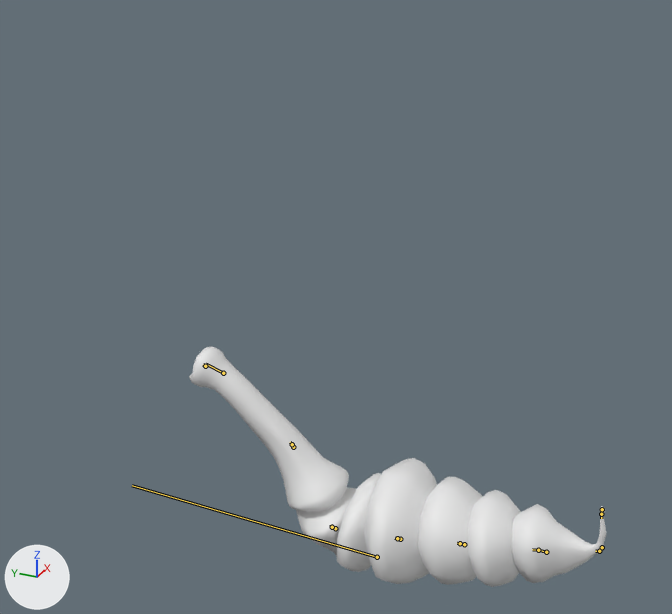
Two versions of the FBX model Victor/Quaso/anim_QuasoSnake_Attack_.fbx, one commit apart.
One viewpoint serves both versions: a 50 mm camera at (-2.36, -0.91, 2.09) aimed at (0.05, 0.18, 0.88). The lights are fixed; the arrows at lower left show +X, +Y and +Z. Both versions are drawn at frame 26 of the action 'Scene'; the numbers are the values there. The bones that bend it are drawn over the model as lines.

Names of what the first picture shows: 'snake_body'.
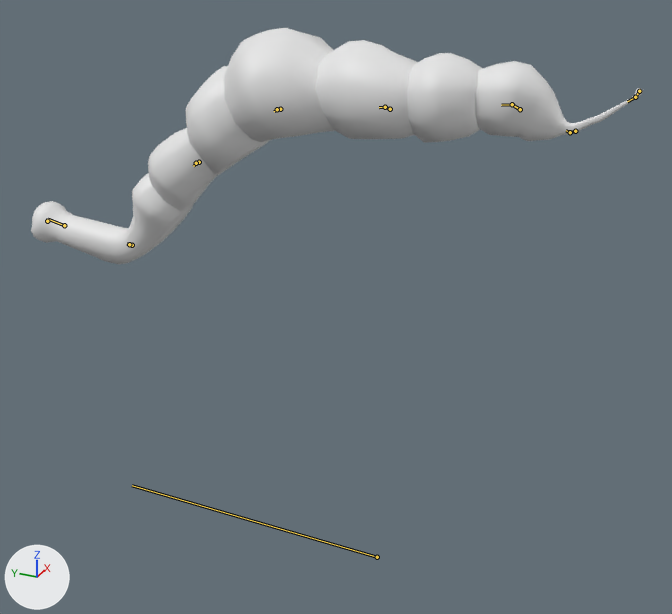
The change in detail:
Bone 'DEF_JOINT.001' (bone_def_joint_001) moves from (0.0, -0.193, 0.0) to (0.0, -1.408, 0.028).
Bone 'DEF_JOINT.001' (bone_def_joint_001) turns from (0, 0, 0) to (27, 0, 0) degrees about its own x, y and z.
Bone 'DEF_BODY.001' (bone_def_body_001) turns from (-5, 0, 0) to (29, 0, 0) degrees about its own x, y and z.
Bone 'DEF_BODY.001' (bone_def_body_001) is rescaled from (1.01, 0.97, 1.01) to (0.86, 1.35, 0.86).
Bone 'DEF_JOINT.002' (bone_def_joint_002) moves from (0.0, -0.155, 0.059) to (0.0, -1.202, 0.751).
Bone 'DEF_JOINT.002' (bone_def_joint_002) turns from (0, 0, 0) to (45, 0, 0) degrees about its own x, y and z.
Bone 'DEF_BODY.002' (bone_def_body_002) turns from (-8, 0, 0) to (-14, 0, 0) degrees about its own x, y and z.
Bone 'DEF_BODY.002' (bone_def_body_002) is rescaled from (1.09, 0.84, 1.09) to (1.18, 0.71, 1.18).
Bone 'DEF_JOINT.003' (bone_def_joint_003) moves from (0.0, 0.004, 0.141) to (0.0, 0.204, 1.487).
Bone 'DEF_JOINT.003' (bone_def_joint_003) turns from (-2, 0, 0) to (26, 0, 0) degrees about its own x, y and z.
Bone 'DEF_BODY.003' (bone_def_body_003) turns from (-12, 0, 0) to (-33, 1, 4) degrees about its own x, y and z.
Bone 'DEF_BODY.003' (bone_def_body_003) is rescaled from (1.12, 0.8, 1.12) to (0.96, 1.09, 0.96).
Bone 'DEF_JOINT.004' (bone_def_joint_004) moves from (0.0, 0.013, 0.085) to (-0.023, 0.296, 1.461).
Bone 'DEF_JOINT.004' (bone_def_joint_004) turns from (-4, 0, 0) to (16, 0, 0) degrees about its own x, y and z.
Bone 'DEF_BODY.004' (bone_def_body_004) turns from (-10, 0, 0) to (-23, -1, -3) degrees about its own x, y and z.
Bone 'DEF_BODY.004' (bone_def_body_004) is rescaled from (1.13, 0.78, 1.13) to (0.9, 1.23, 0.9).
Bone 'DEF_JOINT.005' (bone_def_joint_005) moves from (0.0, 0.017, 0.035) to (-0.008, 0.422, 1.427).
Bone 'DEF_JOINT.005' (bone_def_joint_005) turns from (-4, 0, 0) to (-12, 0, 0) degrees about its own x, y and z.
Bone 'DEF_BODY.005' (bone_def_body_005) turns from (-4, 0, 0) to (-22, 0, -1) degrees about its own x, y and z.
Bone 'DEF_BODY.005' (bone_def_body_005) is rescaled from (1.14, 0.77, 1.14) to (0.94, 1.14, 0.94).
Bone 'DEF_JOINT.006' (bone_def_joint_006) moves from (0.0, 0.023, 0.001) to (0.0, 0.48, 1.237).
Bone 'DEF_JOINT.006' (bone_def_joint_006) turns from (16, 0, 0) to (-21, 0, 0) degrees about its own x, y and z.
Bone 'DEF_BODY.006' (bone_def_body_006) turns from (47, 0, 0) to (-28, 0, 0) degrees about its own x, y and z.
Bone 'DEF_BODY.006' (bone_def_body_006) is rescaled from (1.07, 0.87, 1.07) to (0.94, 1.12, 0.94).
Bone 'DEF_JOINT.007' (bone_def_joint_007) moves from (0.0, -0.108, 0.29) to (0.0, 0.477, 0.922).
Bone 'DEF_JOINT.007' (bone_def_joint_007) turns from (62, 0, 0) to (8, 0, 0) degrees about its own x, y and z.
Bone 'DEF_BODY.007' (bone_def_body_007) turns from (-22, 0, 0) to (-2, 0, 0) degrees about its own x, y and z.
Bone 'DEF_BODY.007' (bone_def_body_007) is rescaled from (0.93, 1.15, 0.93) to (1.05, 0.91, 1.05).
Bone 'DEF_JOINT.008' (bone_def_joint_008) moves from (0.0, -0.075, 0.514) to (0.0, 0.524, 0.951).
Bone 'DEF_JOINT.008' (bone_def_joint_008) turns from (17, 0, 0) to (12, 0, 0) degrees about its own x, y and z.

What differs and where, as boxes [x1, y1, x2, y2] in the pictures (672 x 614 px):
'snake_body', posed (47% wider)
    before: [189, 347, 606, 587]
    after: [31, 28, 643, 264]
bone 'DEF_JOINT.001', root to tip
    before: (602, 509) to (601, 514)
    after: (639, 91) to (635, 97)
bone 'DEF_BODY.001', root to tip
    before: (601, 514) to (601, 518)
    after: (635, 97) to (627, 101)
bone 'DEF_JOINT.002', root to tip
    before: (602, 547) to (599, 551)
    after: (575, 131) to (570, 132)
bone 'DEF_BODY.002', root to tip
    before: (599, 551) to (595, 551)
    after: (570, 132) to (566, 130)
bone 'DEF_JOINT.003', root to tip
    before: (546, 552) to (538, 550)
    after: (520, 109) to (512, 104)
bone 'DEF_BODY.003', root to tip
    before: (538, 550) to (532, 549)
    after: (512, 104) to (501, 105)
bone 'DEF_JOINT.004', root to tip
    before: (464, 544) to (460, 543)
    after: (390, 109) to (385, 107)
bone 'DEF_BODY.004', root to tip
    before: (460, 543) to (457, 543)
    after: (385, 107) to (379, 107)
bone 'DEF_JOINT.005', root to tip
    before: (400, 539) to (397, 538)
    after: (280, 109) to (277, 109)
bone 'DEF_BODY.005', root to tip
    before: (397, 538) to (395, 538)
    after: (277, 109) to (274, 111)
bone 'DEF_JOINT.006', root to tip
    before: (335, 528) to (332, 527)
    after: (199, 162) to (196, 163)
bone 'DEF_BODY.006', root to tip
    before: (332, 527) to (331, 524)
    after: (196, 163) to (193, 166)
bone 'DEF_JOINT.007', root to tip
    before: (293, 447) to (292, 444)
    after: (132, 245) to (129, 244)
bone 'DEF_BODY.007', root to tip
    before: (292, 444) to (290, 442)
    after: (129, 244) to (127, 243)
bone 'DEF_JOINT.008', root to tip
    before: (223, 373) to (206, 364)
    after: (64, 225) to (48, 219)
